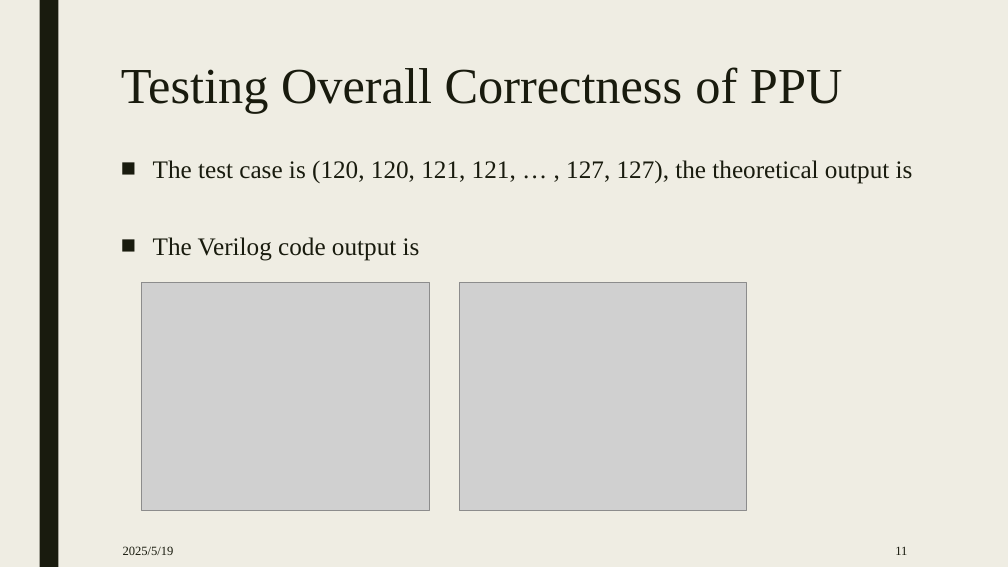
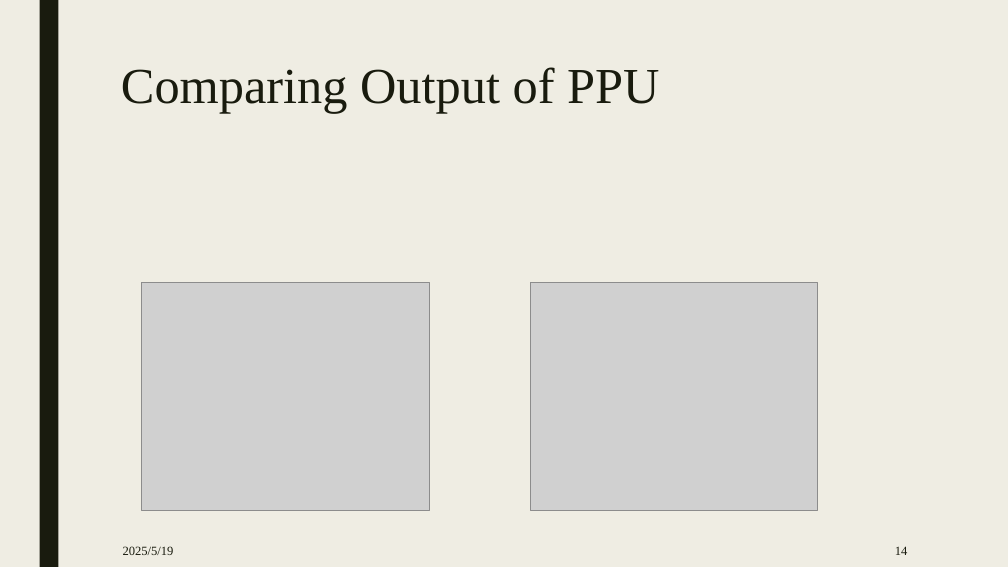
Before and after one commit to ethanhoumic/Matrix_Accelerator, a slide deck: slide 14 of ppt/0520.pptx (slide 11 before the commit). Drawn at 1008x567 pixels with LibreOffice and Linux fonts; fonts in the diff are those of the drawing; grey boxes stand for pictures. Boxes give left, top, right and bottom in pixels: in the first picture for what was removed or moved away, otherwise in the second. Text is boxed around its words. In the diff, an @@ line names an element or a change of style, - is before the commit and + after.

```diff
--- a/ppt/0520.pptx
+++ b/ppt/0520.pptx
@@ title at bbox=[121, 67, 659, 114]: text changed @@
-Testing Overall Correctness of PPU
+Comparing Output of PPU
@@ text removed at bbox=[153, 160, 913, 184] @@
-■ The test case is (120, 120, 121, 121, … , 127, 127), the theoretical output is
@@ text removed at bbox=[153, 237, 420, 261] @@
-■ The Verilog code output is
@@ picture: place and size @@
-picture at bbox=[459, 282, 746, 510]
+picture at bbox=[530, 282, 817, 510]
@@ page number at bbox=[895, 546, 908, 555]: text changed @@
-11
+14
```
Also in this commit, not shown: 3 other slides changed, 3 slides added, 1 other file.
